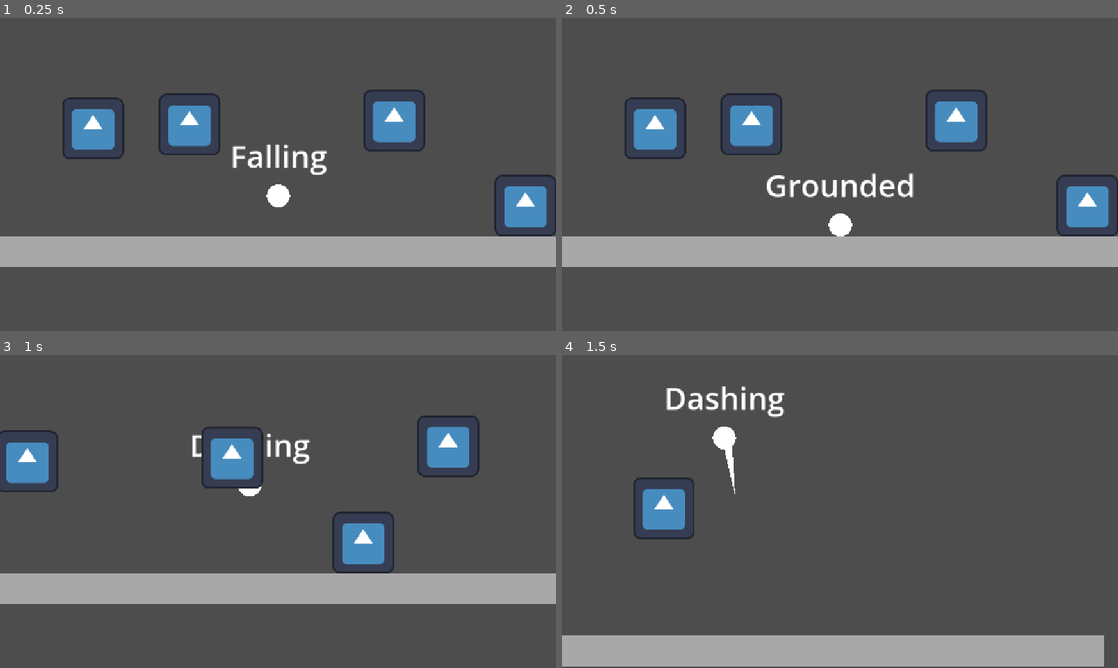
Above: before the commit, frames 1-4 (two rows, left to right).
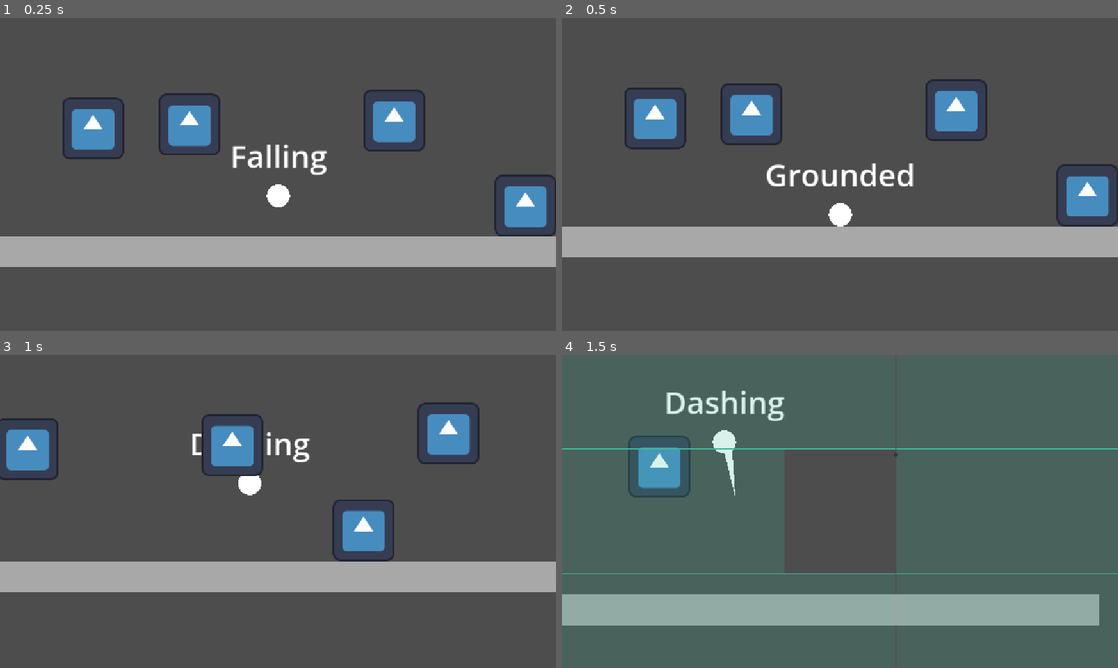
Above: after the commit, the same moments.

Repository: cookie1170/juice-test
Game: Godot game, scene res://levels/main.tscn
Same seed, same stepped clock (60 frames per second), same inputs: the game is played once before the commit and once after it. The engine's default icon, where the game draws it, is replaced by a stand-in: a white triangle on a blue panel in a dark square.
Inputs (mouse positions are in pixels of both pictures, inside the frame that each line leads up to):
- Up to frame 1 (0.25 s): no input
- Up to frame 2 (0.5 s): no input
- Up to frame 3 (1 s): tap Enter (ui_accept) at 0.5, 0.77 s; move the mouse to (400, 495) at 0.52 s; hold D (right) from 0.53 s (still down); hold Space (bounce) from 0.53 s (still down); click (400, 495) at 0.8 s
- Up to frame 4 (1.5 s): release D (right) at 1.25 s; release Space (bounce) at 1.25 s; drag from (728, 527) to (745, 436) at 1.27 s

Frame 1 is identical in both runs. In frame 2, 11% of the frame differs, in the area x 0-100%, y 19-80%; in frame 3, 12%; in frame 4, 24%, in the area x 0-100%, y 10-100%.

Commit message:
jump cutting and vertical cam offset

Diff:
--- a/levels/main.tscn
+++ b/levels/main.tscn
@@ -54,6 +54,7 @@
 tween_resource = SubResource("Resource_272bh")
 dead_zone_width = 0.2
 dead_zone_height = 0.4
+show_viewfinder_in_play = true
 metadata/_custom_type_script = "uid://ckjqglobgtbtn"
 
 [node name="BasicEnemy" parent="." instance=ExtResource("5_ifaiv")]
--- a/player/bouncing.gd
+++ b/player/bouncing.gd
@@ -10,6 +10,10 @@
 
 func _physics_process(delta: float) -> void:
 	owner.apply_gravity(delta, owner.fall_grav)
+	if Input.is_action_just_released("bounce"):
+		var tween: Tween = get_tree().create_tween()
+		tween.tween_property(owner, "velocity:y", owner.velocity.y + 512.0, 0.05)
+		state_changed.emit(falling_state)
 	if owner.velocity.y > 0:
 		state_changed.emit(falling_state)
 	if owner.is_on_floor():
--- a/player/player.tscn
+++ b/player/player.tscn
@@ -32,11 +32,13 @@
 peak_time = 0.45
 fall_time = 0.4
 bounce_peak_y_mult = 0.75
+terminal_velocity = 2048.0
 dash_distance = 480.0
 dash_time = 0.2
 top_speed = 640.0
 air_accel_mult = 0.25
 air_decel_mult = 0.25
+offset_amount = Vector2(384, 128)
 hang_timer = NodePath("HangTimer")
 offset_timer = NodePath("OffsetTimer")
 dash_attack_timer = NodePath("DashAttackTimer")
--- a/player/player_common.gd
+++ b/player/player_common.gd
@@ -9,11 +9,12 @@
 @export_range(0.0, 1.0, 0.05, "or_greater", "suffix:s") var fall_time: float = 0.25
 @export_range(0.0, 1.0, 0.05, "or_greater", "suffix:s") var hang_time: float = 0.1
 @export_range(0.0, 1.0, 0.05) var bounce_peak_y_mult: float = 0.5
+@export_range(0.0, 4096, 0.5, "or_greater", "suffix:px/s") var terminal_velocity: float
 @export_group("Dashing")
-@export_range(0.0, 512.0, 0.5, "or_greater", "suffix:px") var dash_distance: float
+@export_range(0.0, 1024.0, 0.5, "or_greater", "suffix:px") var dash_distance: float
 @export_range(0.0, 1.0, 0.05, "or_greater", "suffix:s") var dash_time: float
 @export_group("Rolling")
-@export_range(0.0, 512.0, 0.5, "or_greater", "suffix:px/s") var top_speed: float = 320.0
+@export_range(0.0, 1024.0, 0.5, "or_greater", "suffix:px/s") var top_speed: float = 320.0
 @export_range(0.0, 1.0, 0.05, "or_greater", "suffix:s") var acceleration_time: float = 0.15
 @export_range(0.0, 1.0, 0.05, "or_greater", "suffix:s") var deceleration_time: float = 0.15
 @export_range(0.0, 1.0, 0.05) var air_accel_mult: float = 0.5
@@ -84,6 +85,8 @@
 
 func apply_gravity(delta_time: float, gravity: float) -> void:
 	velocity.y -= gravity * (bounce_peak_y_mult if not hang_timer.is_stopped() else 1.0) * delta_time
+	velocity.y = clampf(velocity.y, -INF, terminal_velocity)
+
 
 func handle_movement(delta_time: float) -> void:
 	if state_machine.current_state == dashing_state:
@@ -114,6 +117,10 @@
 	if velocity.x == 0.0:
 		offset_timer.stop()
 		final_offset.x = 0.0
+	if velocity.y >= 256.0:
+		final_offset.y = offset_amount.y
+	else:
+		final_offset.y = 0.0
 	cam_offset_tween.tween_method(phantom_camera.set_follow_offset, \
 	phantom_camera.get_follow_offset(), final_offset, offset_time)
 
